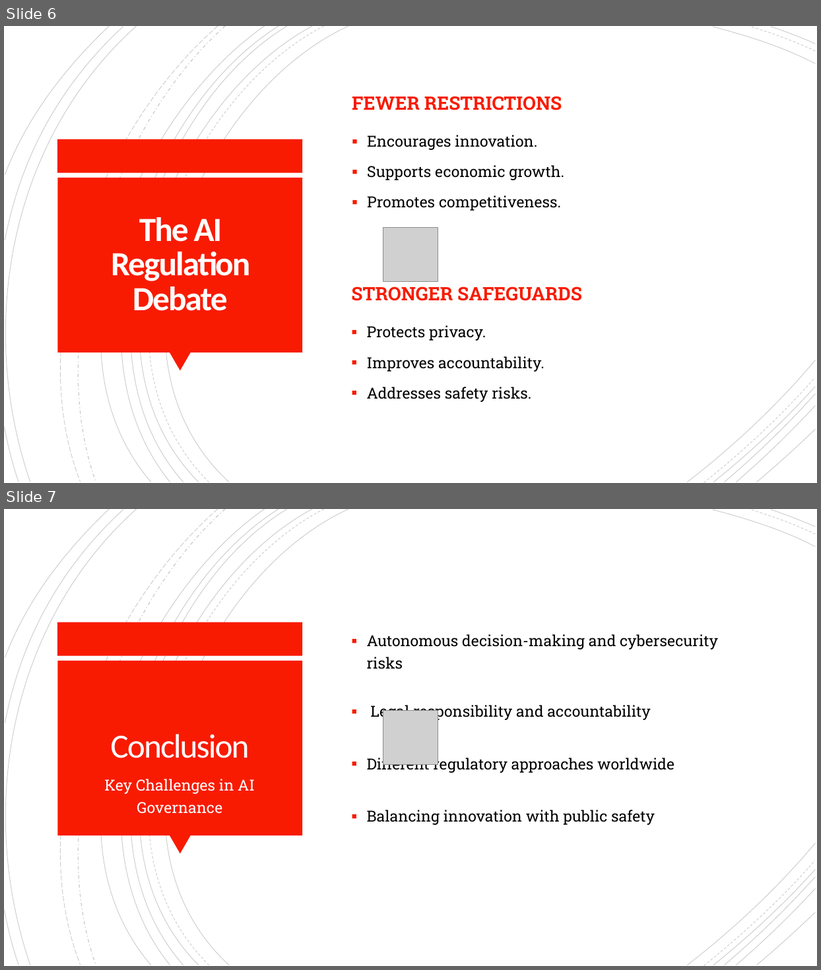
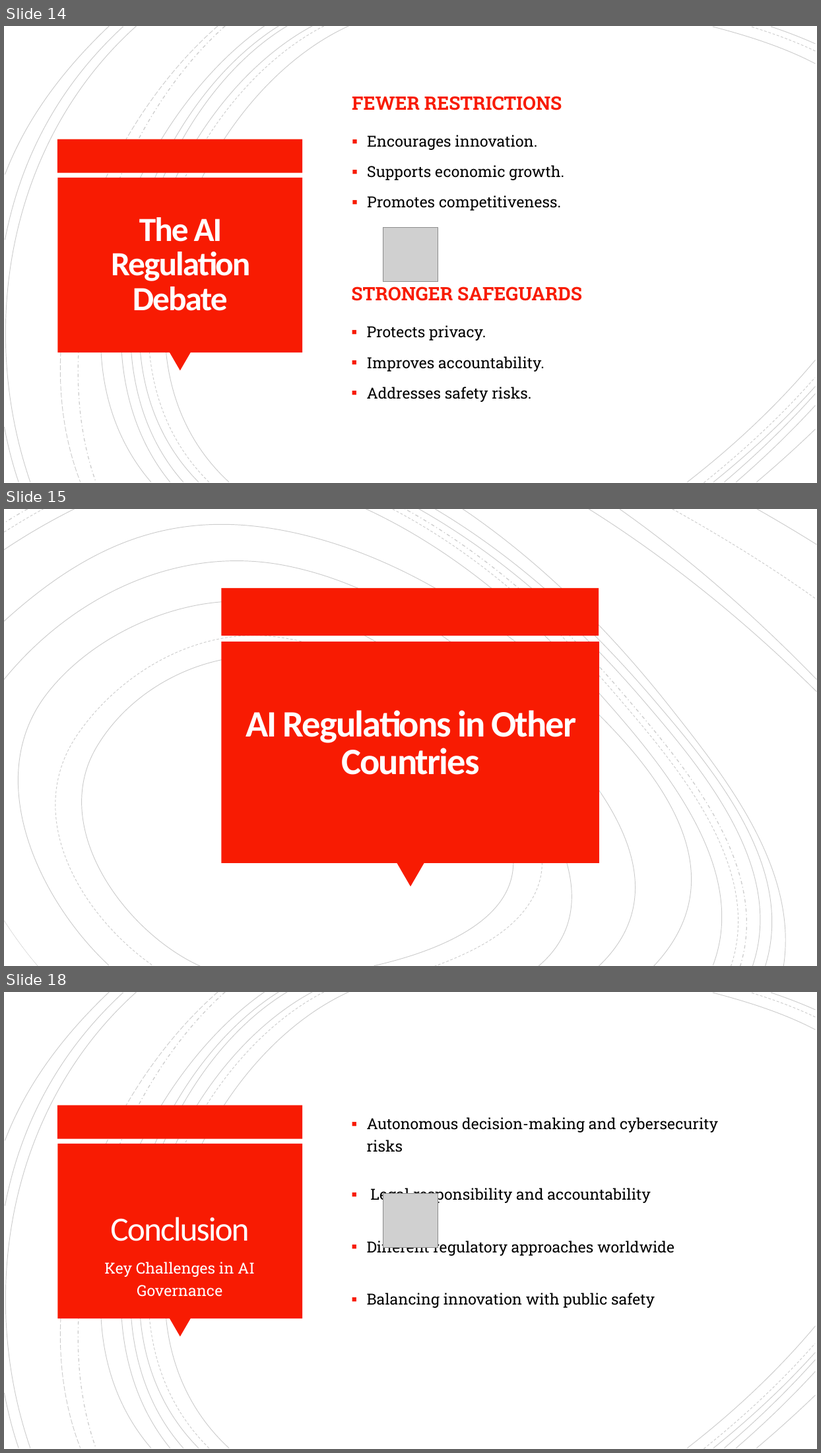
Before and after one commit to armitakia1/CEP146Project, a slide deck: video/AI Risks, accountability and Global Regulations.pptx. Shown one above the other, each under a label of ours: slides 6 and 7 before the commit, slides 14, 15 and 18 after it; the slides between them are not shown. The pictures are 821x970 and 821x1453 pixels, drawn with LibreOffice and Linux fonts; fonts in the diff are those of the drawing; grey boxes stand for pictures. Boxes give left, top, right and bottom in pixels: in the first picture for what was removed or moved away, otherwise in the second. Text is boxed around its words. In the diff, an @@ line names an element or a change of style, - is before the commit and + after.

```diff
--- a/video/AI Risks, accountability and Global Regulations.pptx
+++ b/video/AI Risks, accountability and Global Regulations.pptx
@@ slide 15 added at (4,509,817,966), background #FFFFFF @@
@@ group added at (4,509,817,966): 19 freeform shapes @@
@@ rectangle added at (221,588,599,636), fill #F81B02 @@
@@ rectangle added at (221,642,599,863), fill #F81B02 @@
@@ title added at (246,710,576,775), 44 pt, text #FFFEFF, bold @@
+AI Regulations in Other Countries
@@ triangle added at (397,863,424,887), fill #F81B02 @@
@@ what was slide 6 is now slide 14 @@
@@ what was slide 7 is now slide 18 @@
```
Also in this commit, not shown: 10 other slides added.
